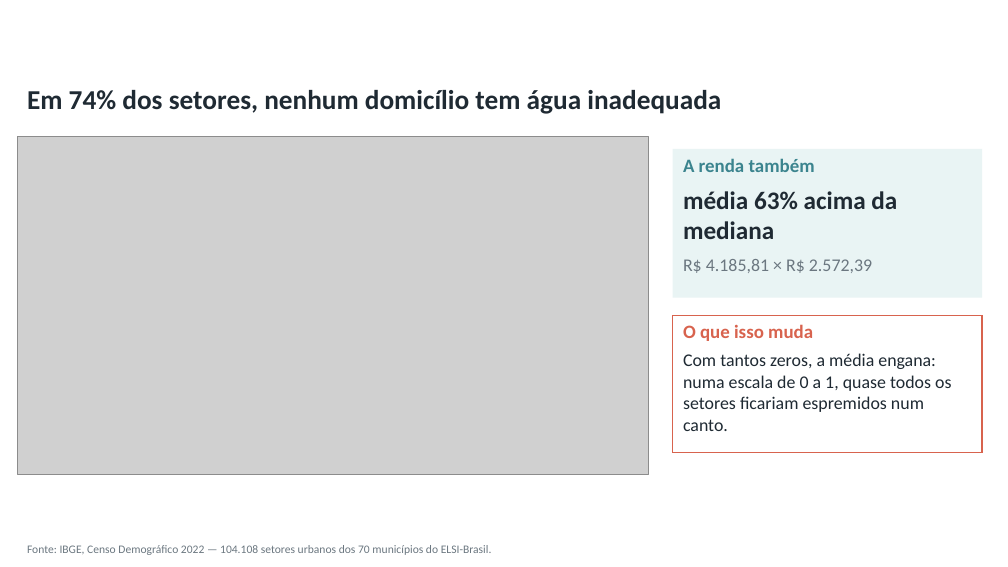
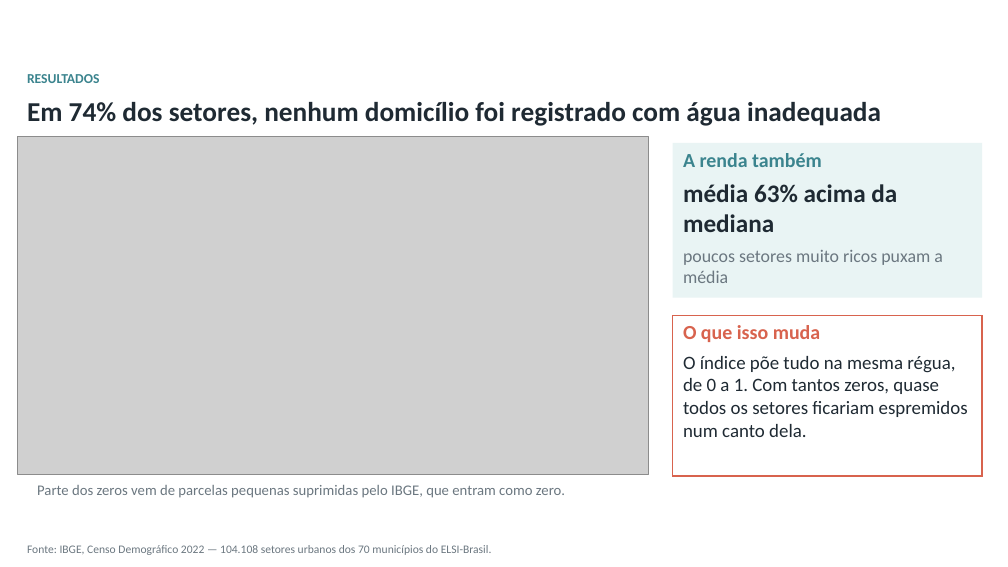
Before and after one commit to pedrinndias/Projeto_IVS_Censo, a slide deck: slide 6 of relatorio_parcial_raic/Apresentacao_Oral_RAIC_2026_Pedro.pptx. Drawn at 1008x567 pixels with LibreOffice and Linux fonts; fonts in the diff are those of the drawing; grey boxes stand for pictures; background and template pictures are left out. Boxes give left, top, right and bottom in pixels: in the first picture for what was removed or moved away, otherwise in the second. Text is boxed around its words. In the diff, an @@ line names an element or a change of style, - is before the commit and + after.

```diff
--- a/relatorio_parcial_raic/Apresentacao_Oral_RAIC_2026_Pedro.pptx
+++ b/relatorio_parcial_raic/Apresentacao_Oral_RAIC_2026_Pedro.pptx
@@ text added at (27,74,99,83), 13 pt, text #3B848E, bold @@
+RESULTADOS
@@ text at (27,102,881,126): text changed @@
-Em 74% dos setores, nenhum domicílio tem água inadequada
+Em 74% dos setores, nenhum domicílio foi registrado com água inadequada
@@ rectangle "A renda também": place and size @@
-rectangle "A renda também" at (673,149,982,298)
+rectangle "A renda também" at (673,143,982,298)
@@ text in rectangle at (683,153,897,232): size 18 to 19 pt in "A renda também"; less space between paragraphs @@
@@ text in rectangle at (683,250,943,283): text changed @@
-R$ 4.185,81 × R$ 2.572,39
+poucos setores muito ricos puxam a média
@@ rectangle "O que isso muda": place and size @@
-rectangle "O que isso muda" at (673,315,982,452)
+rectangle "O que isso muda" at (673,315,982,476)
@@ text in rectangle at (683,325,820,342): size 18 to 19 pt in "O que isso muda" @@
@@ text in rectangle at (683,356,968,437): text changed; size 17 to 18 pt @@
-Com tantos zeros, a média engana: numa escala de 0 a 1, quase todos os setores ficariam espremidos num canto.
+O índice põe tudo na mesma régua, de 0 a 1. Com tantos zeros, quase todos os setores ficariam espremidos num canto dela.
@@ text added at (37,485,565,498), 14 pt, text #6B7780 @@
+Parte dos zeros vem de parcelas pequenas suprimidas pelo IBGE, que entram como zero.
```
Also in this commit, not shown: 8 other slides changed, 5 other files.
